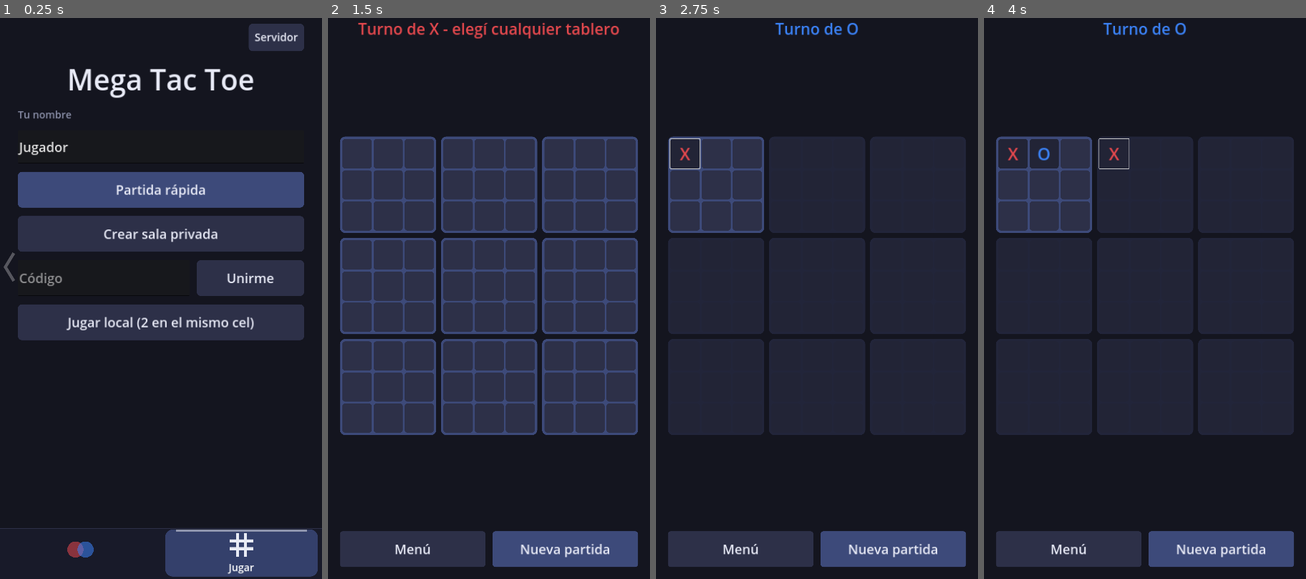
Above: before the commit, frames 1-4 (left to right).
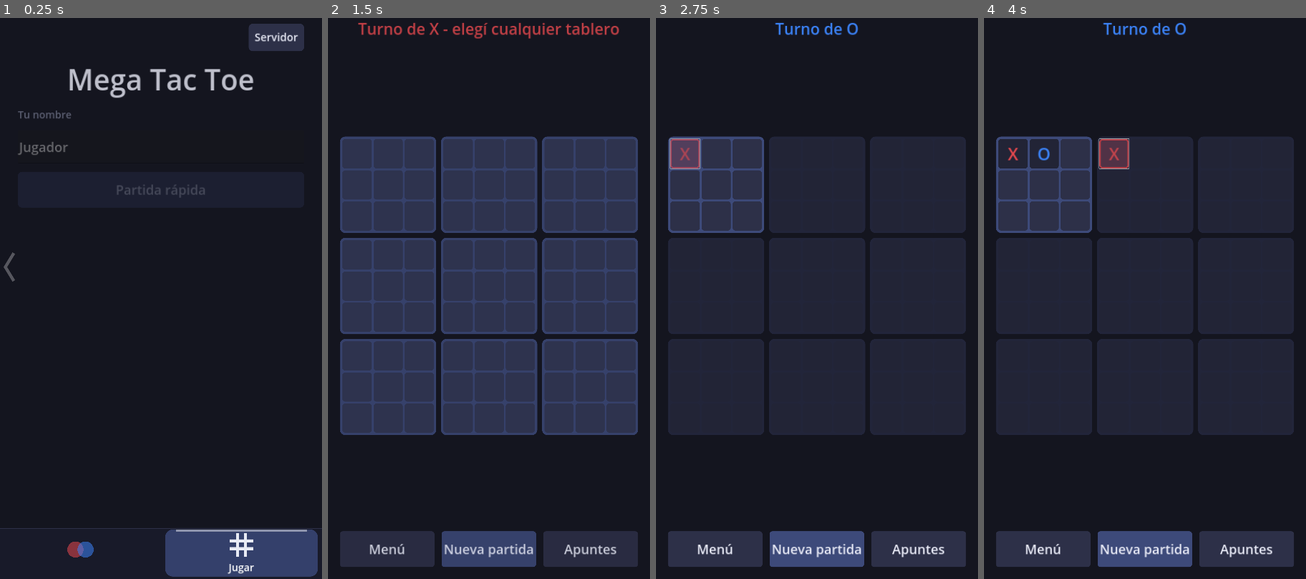
Above: after the commit, the same moments.

Repository: Danny-Carvajal/mega-tac-toe
Game: Godot game, scene res://scenes/main.tscn
The game is run twice, just before and just after one commit, with the same random seed, the same clock (stepped at 60 frames per second) and the same inputs.
Inputs (mouse positions are in pixels of both pictures, inside the frame that each line leads up to):
- Up to frame 1 (0.25 s): no input
- Up to frame 2 (1.5 s): click (431, 276) at 0.52 s; type "12" at 0.6 s; click "Jugar local (2 en el mismo ce…" at 1.25 s
- Up to frame 3 (2.75 s): click (684, 152) at 2.02 s
- Up to frame 4 (4 s): click (1045, 152) at 2.77 s; click (1112, 152) at 3.52 s

The runs differ from the first frame. In frame 1, 20% of the frame differs, in the area x 5-95%, y 9-58%; in frame 2, 3.9%; in frame 3, 4.0%; in frame 4, 4.0%.

Commit message:
Confirmación al rendirse, resaltado de la última jugada, apuntes con flechas, animaciones y relojes más cortos (60s +15s)
Co-Authored-By: Claude Sonnet 5.5 <noreply@anthropic.com>
Claude-Session: https://claude.ai/code/session_01HUKyEvTFc2Kz12NC1UEzgi

Diff:
--- a/scripts/app.gd
+++ b/scripts/app.gd
@@ -5,6 +5,7 @@
 const GameScreen := preload("res://scripts/game_screen.gd")
 const NetClient := preload("res://scripts/net_client.gd")
 const Profile := preload("res://scripts/profile.gd")
+const Fx := preload("res://scripts/fx.gd")
 
 var profile := Profile.new()
 var net: Node
@@ -39,6 +40,8 @@
 			get_tree().quit()
 	elif not game_screen.online or game_screen.finished:
 		show_menu()
+	else:
+		game_screen.ask_resign()
 
 
 func show_menu(status: String = "") -> void:
@@ -61,6 +64,7 @@
 	screen.set_anchors_and_offsets_preset(Control.PRESET_FULL_RECT)
 	if screen.has_method("apply_layout"):
 		screen.apply_layout(wide)
+	Fx.fade_in(screen, 0.22)
 
 
 ## Elige el layout según la forma de la ventana: vertical (celular) o ancho (compu).
--- /dev/null
+++ b/scripts/fx.gd
@@ -0,0 +1,57 @@
+extends RefCounted
+## Animaciones chiquitas y reutilizables (todas con Tween, sin assets).
+
+
+## La pieza "salta" al aparecer: arranca chica y rebota hasta su tamaño.
+static func pop(control: Control, from_scale := 0.5, duration := 0.28) -> void:
+	if not control.is_inside_tree():
+		return
+	control.pivot_offset = control.size / 2.0
+	control.scale = Vector2(from_scale, from_scale)
+	var tween := control.create_tween()
+	tween.tween_property(control, "scale", Vector2.ONE, duration) \
+		.set_trans(Tween.TRANS_BACK).set_ease(Tween.EASE_OUT)
+
+
+## Aparece con fundido (opcionalmente después de un retraso).
+static func fade_in(control: CanvasItem, duration := 0.22, delay := 0.0) -> void:
+	if not control.is_inside_tree():
+		return
+	control.modulate.a = 0.0
+	var tween := control.create_tween()
+	if delay > 0.0:
+		tween.tween_interval(delay)
+	tween.tween_property(control, "modulate:a", 1.0, duration)
+
+
+## Varios controles aparecen uno tras otro.
+static func stagger_in(controls: Array, step := 0.05, duration := 0.25) -> void:
+	var index := 0
+	for control in controls:
+		if control is CanvasItem and control.visible:
+			fade_in(control, duration, index * step)
+			index += 1
+
+
+## El botón se achica un poquito al apretarlo y rebota al soltarlo.
+static func press_feedback(button: Button) -> void:
+	button.resized.connect(func() -> void: button.pivot_offset = button.size / 2.0)
+	button.button_down.connect(func() -> void: _scale_to(button, Vector2(0.95, 0.95), 0.07, false))
+	button.button_up.connect(func() -> void: _scale_to(button, Vector2.ONE, 0.2, true))
+
+
+static func _scale_to(control: Control, target: Vector2, duration: float, bounce: bool) -> void:
+	if not control.is_inside_tree():
+		return
+	var tween := control.create_tween()
+	var step := tween.tween_property(control, "scale", target, duration)
+	if bounce:
+		step.set_trans(Tween.TRANS_BACK).set_ease(Tween.EASE_OUT)
+
+
+## Brillo suave en bucle (devuelve el tween para poder pararlo con kill()).
+static func glow(control: CanvasItem) -> Tween:
+	var tween := control.create_tween().set_loops()
+	tween.tween_property(control, "modulate:a", 0.6, 0.7).set_trans(Tween.TRANS_SINE)
+	tween.tween_property(control, "modulate:a", 1.0, 0.7).set_trans(Tween.TRANS_SINE)
+	return tween
--- a/scripts/game_screen.gd
+++ b/scripts/game_screen.gd
@@ -8,6 +8,7 @@
 
 const UltimateGame := preload("res://scripts/ultimate_game.gd")
 const Profile := preload("res://scripts/profile.gd")
+const Fx := preload("res://scripts/fx.gd")
 
 const COLOR_BG := Color("14151f")
 const COLOR_PANEL := Color("22253a")
@@ -15,6 +16,7 @@
 const COLOR_CELL := Color("2d3048")
 const COLOR_DRAW := Color("8a8fa8")
 const COLOR_TEXT := Color("e8eaf6")
+const ARROW_COLOR := Color(0.22, 0.74, 0.97, 0.55)
 
 var game := UltimateGame.new()
 var online := false
@@ -42,6 +44,27 @@
 var ratio_box: AspectRatioContainer
 var side_box: VBoxContainer
 var side_spacer: Control
+
+## Última jugada (para resaltarla) y marcas ya dibujadas (para animar las nuevas).
+var last_move := Vector2i(-1, -1)
+var last_move_player := 0
+var _highlighted := Vector2i(-1, -1)
+var _highlight_tween: Tween
+var _prev_cells: Array[int] = []
+var _prev_results: Array[int] = []
+
+## Apuntes: flechas semitransparentes que el jugador dibuja arrastrando sobre el tablero.
+var notes_mode := false
+var arrows: Array[Dictionary] = []
+var notes_button: Button
+var clear_notes_button: Button
+var notes_layer: Control
+var big_grid: GridContainer
+var _drag_from := Vector2i(-1, -1)
+var _drag_point := Vector2.ZERO
+
+## Confirmación de rendirse.
+var confirm_layer: Control
 
 var status_label: Label
 var clock_labels: Array = [null, null, null]
@@ -108,7 +131,11 @@
 func apply_move(data: Dictionary) -> void:
 	var big := int(data.get("big", -1))
 	var small := int(data.get("small", -1))
-	if not game.play(big, small):
+	var mover := game.current_player
+	if game.play(big, small):
+		last_move = Vector2i(big, small)
+		last_move_player = mover
+	else:
 		push_warning("El servidor mandó una jugada que no es legal acá: %d,%d" % [big, small])
 	_set_clocks(data)
 	_refresh()
@@ -117,6 +144,7 @@
 ## Al jugador de turno se le acabó el tiempo: le saltan el turno sin jugar.
 func apply_skip(data: Dictionary) -> void:
 	game.skip_turn()
+	last_move = Vector2i(-1, -1)  # la jugada anterior se deshizo
 	var counts: Array = data.get("skips", [])
 	if counts.size() == 2:
 		skips = [0, int(counts[0]), int(counts[1])]
@@ -224,7 +252,7 @@
 	root.add_child(ratio)
 	ratio_box = ratio
 
-	var big_grid := GridContainer.new()
+	big_grid = GridContainer.new()
 	big_grid.columns = 3
 	big_grid.add_theme_constant_override("h_separation", 16)
 	big_grid.add_theme_constant_override("v_separation", 16)
@@ -245,6 +273,26 @@
 		new_game_button = _make_button("Nueva partida", COLOR_ACTIVE)
 		new_game_button.pressed.connect(_on_new_game_pressed)
 		buttons.add_child(new_game_button)
+
+	notes_button = _make_button("Apuntes", COLOR_CELL)
+	notes_button.toggle_mode = true
+	notes_button.add_theme_stylebox_override("pressed", _flat(Color("3b6f8f")))
+	notes_button.add_theme_stylebox_override("hover_pressed", _flat(Color("3b6f8f")))
+	notes_button.toggled.connect(_on_notes_toggled)
+	buttons.add_child(notes_button)
+	clear_notes_button = _make_button("Borrar", COLOR_CELL)
+	clear_notes_button.visible = false
+	clear_notes_button.pressed.connect(clear_arrows)
+	buttons.add_child(clear_notes_button)
+
+	notes_layer = ArrowLayer.new()
+	notes_layer.screen = self
+	notes_layer.set_anchors_preset(Control.PRESET_FULL_RECT)
+	notes_layer.mouse_filter = Control.MOUSE_FILTER_IGNORE
+	add_child(notes_layer)
+
+	big_grid.resized.connect(notes_layer.queue_redraw)
+	_build_confirm_dialog()
 
 
 	side_box = VBoxContainer.new()
@@ -281,10 +329,13 @@
 	if clock_row != null:
 		clock_row.vertical = wide
 	buttons_row.vertical = wide
+	if notes_layer != null:
+		notes_layer.queue_redraw.call_deferred()
 
 
 func _make_button(text: String, color: Color) -> Button:
 	var button := Button.new()
+	Fx.press_feedback(button)
 	button.text = text
 	button.size_flags_horizontal = Control.SIZE_EXPAND_FILL
 	button.custom_minimum_size = Vector2(0, 120)
@@ -343,25 +394,229 @@
 		if finished or game.current_player != my_seat or not game.is_legal(big, small):
 			return
 		move_requested.emit(big, small)
-	elif game.play(big, small):
-		_refresh()
+	else:
+		var mover := game.current_player
+		if game.play(big, small):
+			last_move = Vector2i(big, small)
+			last_move_player = mover
+			_refresh()
 
 
 func _on_left_pressed() -> void:
 	if online and not finished:
-		resign_requested.emit()
+		ask_resign()
 	else:
 		exit_requested.emit()
 
 
+## Pide confirmación antes de rendirse (para no perder la partida de un toque).
+func ask_resign() -> void:
+	if confirm_layer == null or finished:
+		return
+	confirm_layer.visible = true
+	Fx.fade_in(confirm_layer, 0.15)
+
+
+func _confirm_resign() -> void:
+	confirm_layer.visible = false
+	resign_requested.emit()
+
+
+func _build_confirm_dialog() -> void:
+	confirm_layer = Control.new()
+	confirm_layer.set_anchors_preset(Control.PRESET_FULL_RECT)
+	confirm_layer.mouse_filter = Control.MOUSE_FILTER_STOP
+	confirm_layer.visible = false
+	add_child(confirm_layer)
+	var dim := ColorRect.new()
+	dim.color = Color(0, 0, 0, 0.65)
+	dim.set_anchors_preset(Control.PRESET_FULL_RECT)
+	confirm_layer.add_child(dim)
+	var center := CenterContainer.new()
+	center.set_anchors_preset(Control.PRESET_FULL_RECT)
+	confirm_layer.add_child(center)
+	var card := PanelContainer.new()
+	card.custom_minimum_size = Vector2(820, 0)
+	var style := _flat(Color("1f2133"), 24)
+	style.border_color = COLOR_ACTIVE
+	style.set_border_width_all(3)
+	style.set_content_margin_all(48)
+	card.add_theme_stylebox_override("panel", style)
+	center.add_child(card)
+	var box := VBoxContainer.new()
+	box.add_theme_constant_override("separation", 28)
+	card.add_child(box)
+	var title := Label.new()
+	title.text = "¿Seguro que te rendís?"
+	title.horizontal_alignment = HORIZONTAL_ALIGNMENT_CENTER
+	title.add_theme_font_size_override("font_size", 56)
+	title.add_theme_color_override("font_color", COLOR_TEXT)
+	box.add_child(title)
+	var note := Label.new()
+	note.text = "Perdés la partida."
+	note.horizontal_alignment = HORIZONTAL_ALIGNMENT_CENTER
+	note.add_theme_font_size_override("font_size", 38)
+	note.add_theme_color_override("font_color", COLOR_DRAW)
+	box.add_child(note)
+	var row := HBoxContainer.new()
+	row.add_theme_constant_override("separation", 24)
+	box.add_child(row)
+	var keep := _make_button("Seguir jugando", COLOR_ACTIVE)
+	keep.pressed.connect(func() -> void: confirm_layer.visible = false)
+	row.add_child(keep)
+	var yes := _make_button("Rendirme", Color("8f2f34"))
+	yes.pressed.connect(_confirm_resign)
+	row.add_child(yes)
+
+
 func _on_new_game_pressed() -> void:
 	game.reset()
+	last_move = Vector2i(-1, -1)
+	clear_arrows()
 	_refresh()
 
 
+# --- Última jugada del rival -------------------------------------------------
+
+## Resalta (borde del color de quien jugó + brillo suave) la última jugada a la que hay
+## que responder. En online solo se marca la del rival, no la propia.
+func _apply_highlight() -> void:
+	var target := Vector2i(-1, -1)
+	if last_move.x >= 0 and (not online or last_move_player != my_seat):
+		target = last_move
+	if target == _highlighted:
+		return
+	if _highlight_tween != null:
+		_highlight_tween.kill()
+		_highlight_tween = null
+	if _highlighted.x >= 0:
+		var old: Button = small_buttons[_highlighted.x][_highlighted.y]
+		old.modulate.a = 1.0
+		_style_button(old, COLOR_CELL)
+	_highlighted = target
+	if target.x >= 0:
+		var button: Button = small_buttons[target.x][target.y]
+		var color: Color = colors[last_move_player]
+		var base := COLOR_CELL.lerp(color, 0.28)
+		for state in ["normal", "hover", "pressed", "disabled"]:
+			var style := _flat(base)
+			style.border_color = color
+			style.set_border_width_all(5)
+			button.add_theme_stylebox_override(state, style)
+		_highlight_tween = Fx.glow(button)
+
+
+# --- Apuntes: flechas sobre el tablero -----------------------------------------
+
+func _on_notes_toggled(on: bool) -> void:
+	notes_mode = on
+	clear_notes_button.visible = on
+	_drag_from = Vector2i(-1, -1)
+	notes_layer.queue_redraw()
+	if on:
+		show_notice("Apuntes: arrastrá sobre el tablero para dibujar una flecha", 3000)
+
+
+func clear_arrows() -> void:
+	arrows.clear()
+	notes_layer.queue_redraw()
+
+
+func _input(event: InputEvent) -> void:
+	if not notes_mode or notes_layer == null or confirm_layer.visible:
+		return
+	if event is InputEventMouseButton and event.button_index == MOUSE_BUTTON_LEFT:
+		var in_board := big_grid.get_global_rect().has_point(event.position)
+		if event.pressed:
+			if in_board:
+				_drag_from = _cell_at(event.position)
+				_drag_point = event.position
+				notes_layer.queue_redraw()
+				get_viewport().set_input_as_handled()
+		elif _drag_from.x >= 0:
+			var target := _cell_at(event.position)
+			if target == _drag_from:
+				_delete_arrow_near(event.position)
+			elif in_board:
+				_toggle_arrow(_drag_from, target)
+			_drag_from = Vector2i(-1, -1)
+			notes_layer.queue_redraw()
+			get_viewport().set_input_as_handled()
+	elif event is InputEventMouseMotion and _drag_from.x >= 0:
+		_drag_point = event.position
+		notes_layer.queue_redraw()
+		get_viewport().set_input_as_handled()
+
+
+## Dibujar la misma flecha otra vez la borra.
+func _toggle_arrow(from: Vector2i, to: Vector2i) -> void:
+	for i in arrows.size():
+		if arrows[i]["from"] == from and arrows[i]["to"] == to:
+			arrows.remove_at(i)
+			return
+	arrows.append({"from": from, "to": to})
+
+
+## Tocar una flecha la borra.
+func _delete_arrow_near(point: Vector2) -> void:
+	for i in range(arrows.size() - 1, -1, -1):
+		var a := _cell_center(arrows[i]["from"])
+		var b := _cell_center(arrows[i]["to"])
+		var closest := Geometry2D.get_closest_point_to_segment(point, a, b)
+		if closest.distance_to(point) < 34.0:
+			arrows.remove_at(i)
+			return
+
+
+func _cell_center(cell: Vector2i) -> Vector2:
+	var button: Button = small_buttons[cell.x][cell.y]
+	return button.get_global_rect().get_center()
+
+
+func _cell_at(point: Vector2) -> Vector2i:
+	var best := Vector2i(-1, -1)
+	var best_distance := INF
+	for big in 9:
+		for small in 9:
+			var distance := _cell_center(Vector2i(big, small)).distance_squared_to(point)
+			if distance < best_distance:
+				best_distance = distance
+				best = Vector2i(big, small)
+	return best
+
+
+func draw_arrows_on(layer: Control) -> void:
+	var inverse := layer.get_global_transform().affine_inverse()
+	for arrow in arrows:
+		_draw_arrow(layer, inverse * _cell_center(arrow["from"]), inverse * _cell_center(arrow["to"]), ARROW_COLOR)
+	if _drag_from.x >= 0:
+		var preview := ARROW_COLOR
+		preview.a *= 0.6
+		_draw_arrow(layer, inverse * _cell_center(_drag_from), inverse * _drag_point, preview)
+
+
+func _draw_arrow(layer: Control, from: Vector2, to: Vector2, color: Color) -> void:
+	var length := from.distance_to(to)
+	if length < 12.0:
+		return
+	var direction := (to - from) / length
+	var head := minf(46.0, length * 0.6)
+	var perpendicular := Vector2(-direction.y, direction.x)
+	var base := to - direction * head
+	layer.draw_circle(from, 9.0, color)
+	layer.draw_line(from, base + direction * 4.0, color, 14.0, true)
+	layer.draw_colored_polygon(PackedVector2Array([
+		to, base + perpendicular * 26.0, base - perpendicular * 26.0]), color)
+
+
 # --- Refrescar lo que se ve -------------------------------------------------
 
 func _refresh() -> void:
+	if _prev_cells.is_empty():
+		_prev_cells.resize(81)
+		_prev_cells.fill(UltimateGame.NONE)
+		_prev_results.resize(9)
+		_prev_results.fill(UltimateGame.NONE)
 	var legal := {}
 	if not finished:
 		for move in game.legal_moves():
@@ -384,6 +639,8 @@
 			var mark := game.get_cell(big, small)
 			var button: Button = small_buttons[big][small]
 			button.text = _mark_text(mark)
+			if mark != UltimateGame.NONE and _prev_cells[big * 9 + small] == UltimateGame.NONE:
+				Fx.pop(button)
 			button.disabled = not (can_play and legal.has(Vector2i(big, small)))
 			button.add_theme_color_override("font_disabled_color", _mark_color(mark))
 
@@ -394,6 +651,13 @@
 		var label_color := _mark_color(board_result)
 		label_color.a = 0.3
 		label.add_theme_color_override("font_color", label_color)
+		if decided and _prev_results[big] == UltimateGame.NONE:
+			Fx.fade_in(label, 0.35)
+			Fx.pop(label, 0.4, 0.45)
+
+	_prev_cells.assign(game.cells)
+	_prev_results.assign(game.board_results)
+	_apply_highlight()
 
 	if online:
 		left_button.text = "Volver al menú" if finished else "Rendirse"
@@ -480,3 +744,12 @@
 	button.add_theme_stylebox_override("hover", _flat(color.lightened(0.15)))
 	button.add_theme_stylebox_override("pressed", _flat(color.lightened(0.3)))
 	button.add_theme_stylebox_override("disabled", _flat(color.darkened(0.25)))
+
+
+## Capa transparente encima del tablero donde se dibujan las flechas de apuntes.
+class ArrowLayer extends Control:
+	var screen: Control
+
+	func _draw() -> void:
+		if screen != null:
+			screen.draw_arrows_on(self)
--- a/scripts/menu.gd
+++ b/scripts/menu.gd
@@ -8,6 +8,7 @@
 signal cancel_requested
 
 const Profile := preload("res://scripts/profile.gd")
+const Fx := preload("res://scripts/fx.gd")
 
 const COLOR_BG := Color("14151f")
 const COLOR_CELL := Color("2d3048")
@@ -224,6 +225,7 @@
 	cancel_button.visible = false
 	cancel_button.pressed.connect(func() -> void: cancel_requested.emit())
 	root.add_child(cancel_button)
+	Fx.stagger_in.call_deferred(root.get_children())
 
 	# Flecha suave al centro del borde izquierdo: lleva a los colores.
 	var to_colors := Chevron.new(-1)
@@ -574,6 +576,7 @@
 func _make_small_button(text: String) -> Button:
 	var button := Button.new()
 	button.text = text
+	Fx.press_feedback(button)
 	button.custom_minimum_size = Vector2(0, 90)
 	button.add_theme_font_size_override("font_size", 36)
 	button.add_theme_color_override("font_color", COLOR_TEXT)
@@ -584,6 +587,7 @@
 func _make_button(text: String, color: Color) -> Button:
 	var button := Button.new()
 	button.text = text
+	Fx.press_feedback(button)
 	button.custom_minimum_size = Vector2(0, 120)
 	button.add_theme_font_size_override("font_size", 44)
 	button.add_theme_color_override("font_color", COLOR_TEXT)
--- a/server/game_server.gd
+++ b/server/game_server.gd
@@ -29,10 +29,10 @@
 const MAX_SKIPS := 3
 
 var port := 9080
-var initial_ms := 90000
-var increment_ms := 20000
+var initial_ms := 60000
+var increment_ms := 15000
 ## Banco que se le repone a quien se pasó de tiempo y le saltaron el turno.
-var skip_refill_ms := 45000
+var skip_refill_ms := 30000
 
 var _tcp := TCPServer.new()
 var _conns: Array[Conn] = []
--- a/tests/ui_smoke.gd
+++ b/tests/ui_smoke.gd
@@ -102,6 +102,55 @@
 	check(not won.small_buttons[0][5].disabled, "las casillas libres del tablero ganado se pueden jugar")
 	check(won.small_buttons[0][0].disabled, "las ocupadas no")
 	won.queue_free()
+
+	# --- Resaltado de la última jugada, apuntes con flechas y confirmación de rendirse ---
+	var fx := GameScreen.new()
+	fx.setup_local(Profile.new())
+	root.add_child(fx)
+	fx.set_anchors_and_offsets_preset(Control.PRESET_FULL_RECT)
+	await process_frame
+	await process_frame
+	fx._on_small_pressed(4, 2)
+	check(fx._highlighted == Vector2i(4, 2), "se resalta la última jugada")
+	fx._on_small_pressed(2, 5)
+	check(fx._highlighted == Vector2i(2, 5), "el resaltado sigue a la última jugada")
+	fx.notes_button.button_pressed = true
+	check(fx.notes_mode and fx.clear_notes_button.visible, "el toggle de apuntes activa el modo y muestra Borrar")
+	fx._toggle_arrow(Vector2i(0, 0), Vector2i(4, 4))
+	check(fx.arrows.size() == 1, "se agrega una flecha")
+	fx._toggle_arrow(Vector2i(0, 0), Vector2i(4, 4))
+	check(fx.arrows.is_empty(), "dibujar la misma flecha otra vez la borra")
+	var from_point: Vector2 = fx._cell_center(Vector2i(0, 0))
+	var to_point: Vector2 = fx._cell_center(Vector2i(8, 8))
+	await _drag(from_point, to_point)
+	check(fx.arrows.size() == 1 and fx.arrows[0]["from"] == Vector2i(0, 0) and fx.arrows[0]["to"] == Vector2i(8, 8), "arrastrar dibuja una flecha")
+	var middle := (from_point + to_point) / 2.0
+	await _drag(middle, middle)
+	check(fx.arrows.is_empty(), "tocar una flecha la borra")
+	fx._toggle_arrow(Vector2i(1, 1), Vector2i(2, 2))
+	fx.clear_notes_button.pressed.emit()
+	check(fx.arrows.is_empty(), "Borrar limpia todas las flechas")
+	fx.queue_free()
+
+	var start2 := {
+		"t": "start", "you": 2, "names": ["Ana", "Beto"], "rules": 2,
+		"colors": ["#e5484d", "#3b82f6"], "clocks": [60000, 60000],
+	}
+	var online2 := GameScreen.new()
+	online2.setup_online(start2, Profile.new())
+	root.add_child(online2)
+	await process_frame
+	var resigned: Array = []
+	online2.resign_requested.connect(func() -> void: resigned.append(1))
+	online2.left_button.pressed.emit()
+	check(online2.confirm_layer.visible and resigned.is_empty(), "rendirse pide confirmación")
+	online2._confirm_resign()
+	check(resigned.size() == 1 and not online2.confirm_layer.visible, "confirmar rinde y cierra el diálogo")
+	online2.apply_move({"big": 4, "small": 2, "clocks": [60000, 60000]})
+	check(online2._highlighted == Vector2i(4, 2), "online: se resalta la jugada del rival")
+	online2.apply_move({"big": 2, "small": 5, "clocks": [60000, 60000]})
+	check(online2._highlighted == Vector2i(-1, -1), "online: mi propia jugada no se resalta")
+	online2.queue_free()
 
 	# --- Juego online (mensajes del servidor simulados) ---
 	var start := {
@@ -151,6 +200,23 @@
 	quit(1 if failures > 0 else 0)
 
 
+func _drag(from: Vector2, to: Vector2) -> void:
+	var press := InputEventMouseButton.new()
+	press.button_index = MOUSE_BUTTON_LEFT
+	press.pressed = true
+	press.position = from
+	root.push_input(press, true)
+	var move := InputEventMouseMotion.new()
+	move.position = to
+	root.push_input(move, true)
+	var release := InputEventMouseButton.new()
+	release.button_index = MOUSE_BUTTON_LEFT
+	release.pressed = false
+	release.position = to
+	root.push_input(release, true)
+	await process_frame
+
+
 func _swipe(from: Vector2, to: Vector2) -> void:
 	var press := InputEventMouseButton.new()
 	press.button_index = MOUSE_BUTTON_LEFT
